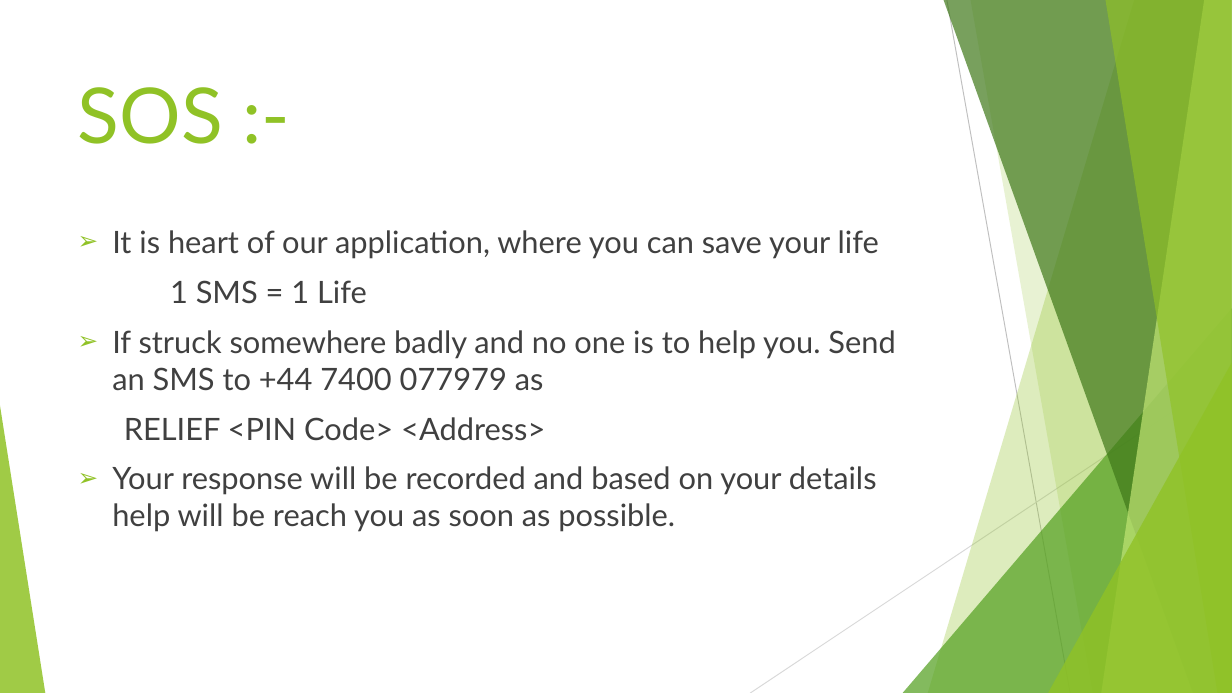
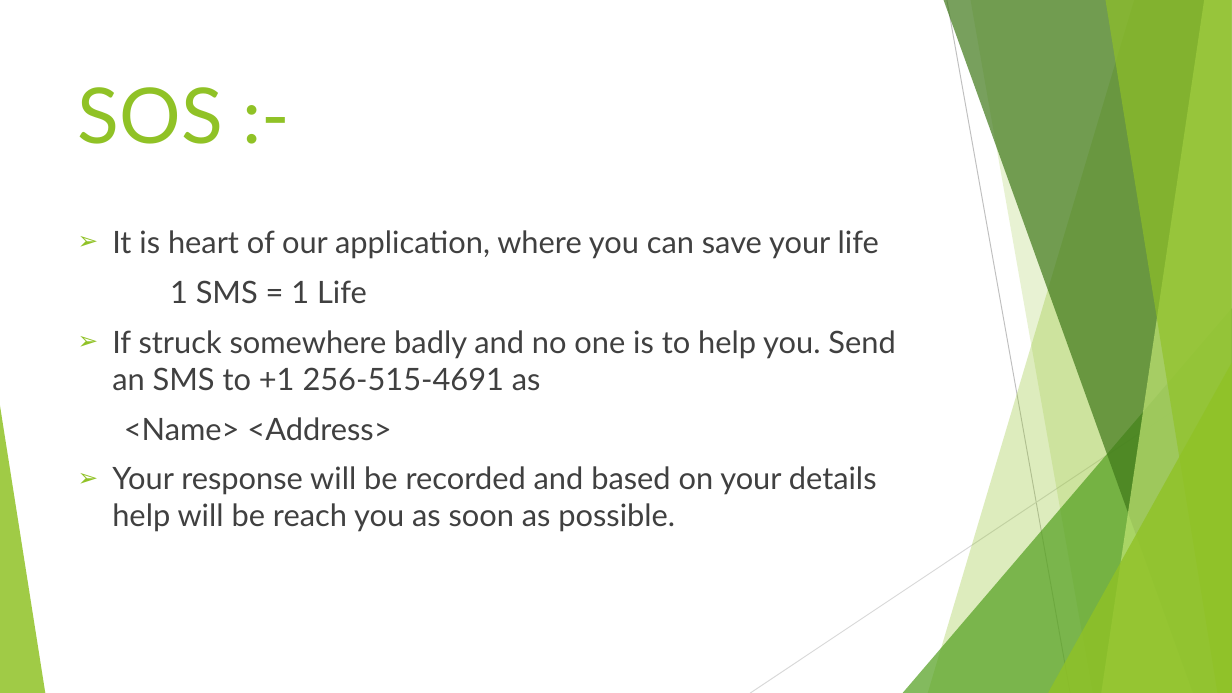
Before and after one commit to manthan29jamdagni/EmergencySOS, a slide deck: slide 11 of PROJECT ABSTRACT & PRESENTATION/Emergency Locator.pptx (slide 12 before the commit). Drawn at 1232x693 pixels with LibreOffice and Linux fonts; fonts in the diff are those of the drawing. Boxes give left, top, right and bottom in pixels: in the first picture for what was removed or moved away, otherwise in the second. Text is boxed around its words. In the diff, an @@ line names an element or a change of style, - is before the commit and + after.

```diff
--- a/PROJECT ABSTRACT & PRESENTATION/Emergency Locator.pptx
+++ b/PROJECT ABSTRACT & PRESENTATION/Emergency Locator.pptx
@@ text at bbox=[112, 330, 895, 441]: text changed @@
-➢ If struck somewhere badly and no one is to help you. Send an SMS to +44 7400 077979 as
-RELIEF <PIN Code> <Address>
+➢ If struck somewhere badly and no one is to help you. Send an SMS to +1 256-515-4691 as
+<Name> <Address>
```
Also in this commit, not shown: 2 other slides changed, 1 slide removed, 1 other file.
